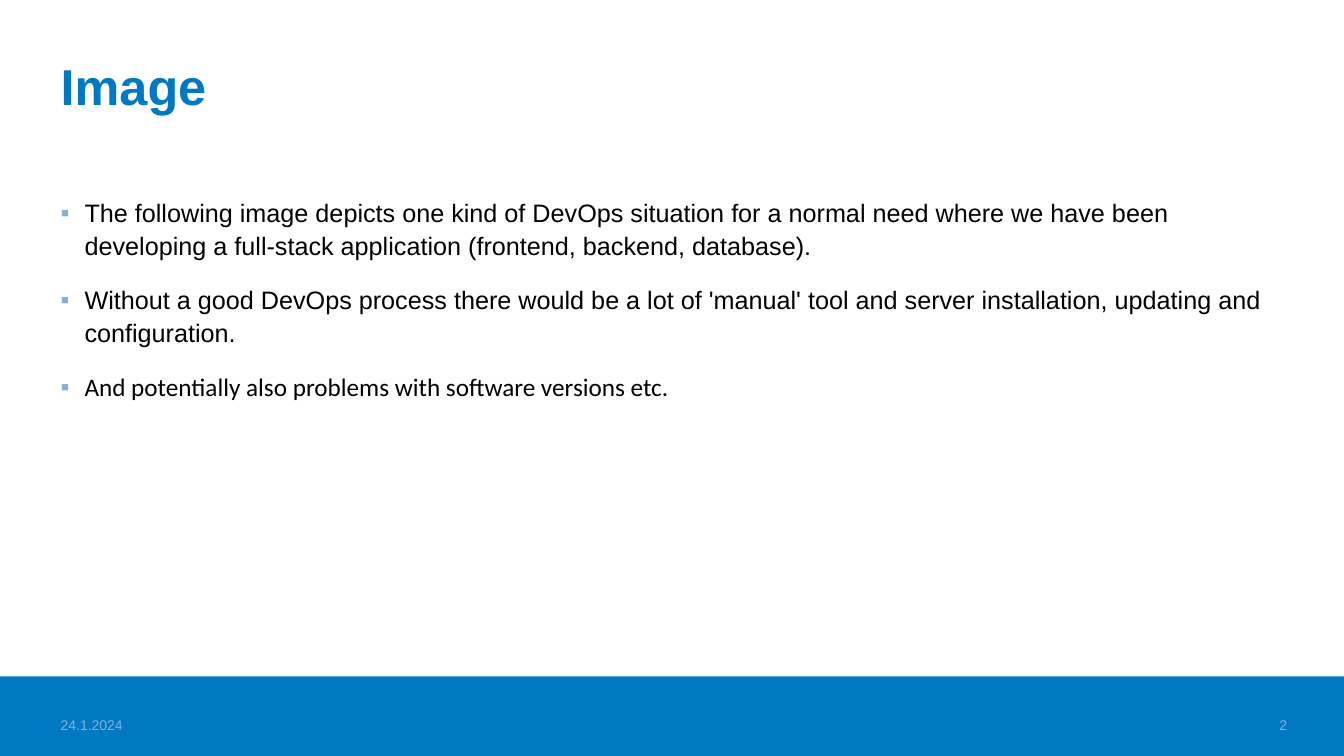
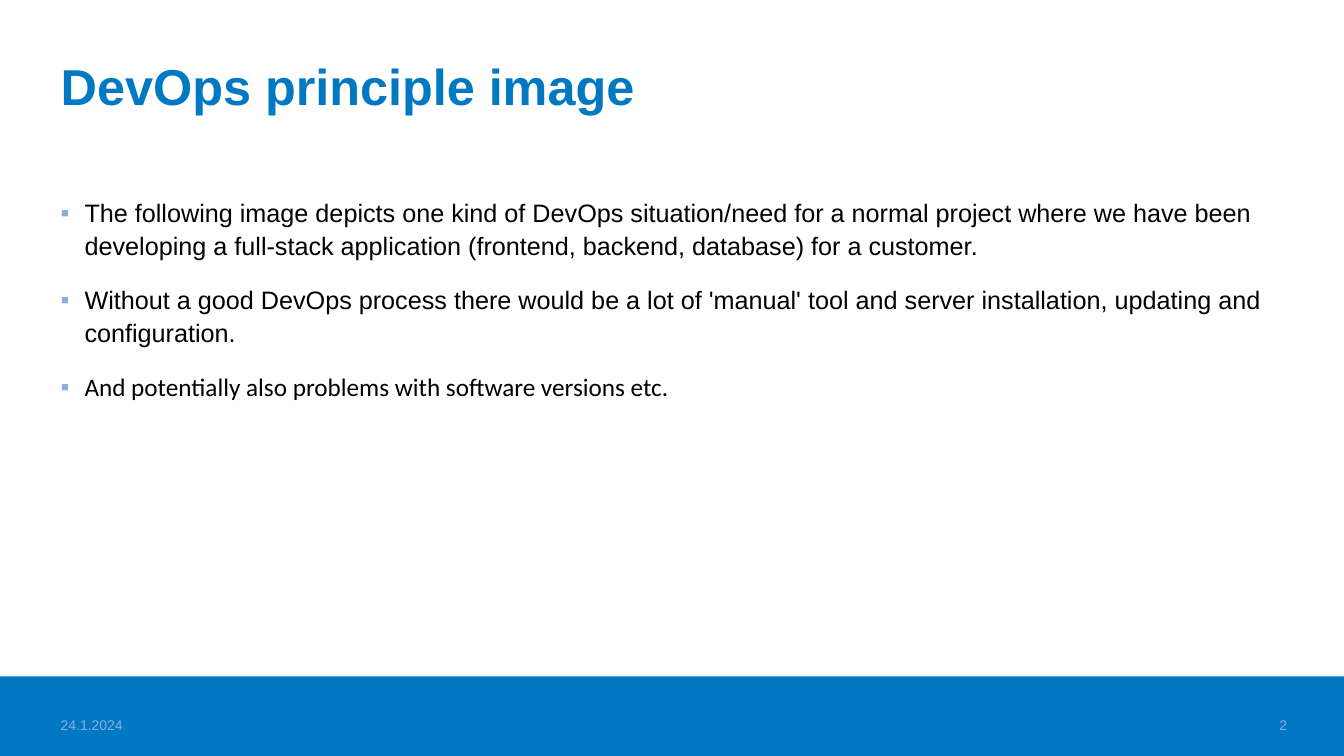
Before and after one commit to haagahelia/ohke-teknologiat, a slide deck: slide 2 of 01_docker/DockerCaseExample.pptx. Drawn at 1344x756 pixels with LibreOffice and Linux fonts; fonts in the diff are those of the drawing; background and template pictures are left out. Boxes give left, top, right and bottom in pixels: in the first picture for what was removed or moved away, otherwise in the second. Text is boxed around its words. In the diff, an @@ line names an element or a change of style, - is before the commit and + after.

```diff
--- a/01_docker/DockerCaseExample.pptx
+++ b/01_docker/DockerCaseExample.pptx
@@ title at box(61, 68, 635, 114): text changed @@
-Image
+DevOps principle image
@@ text at box(85, 203, 1251, 260): text changed @@
-▪ The following image depicts one kind of DevOps situation for a normal need where we have been developing a full-stack application (frontend, backend, database).
+▪ The following image depicts one kind of DevOps situation/need for a normal project where we have been developing a full-stack application (frontend, backend, database) for a customer.
```
Also in this commit, not shown: 1 other file.
